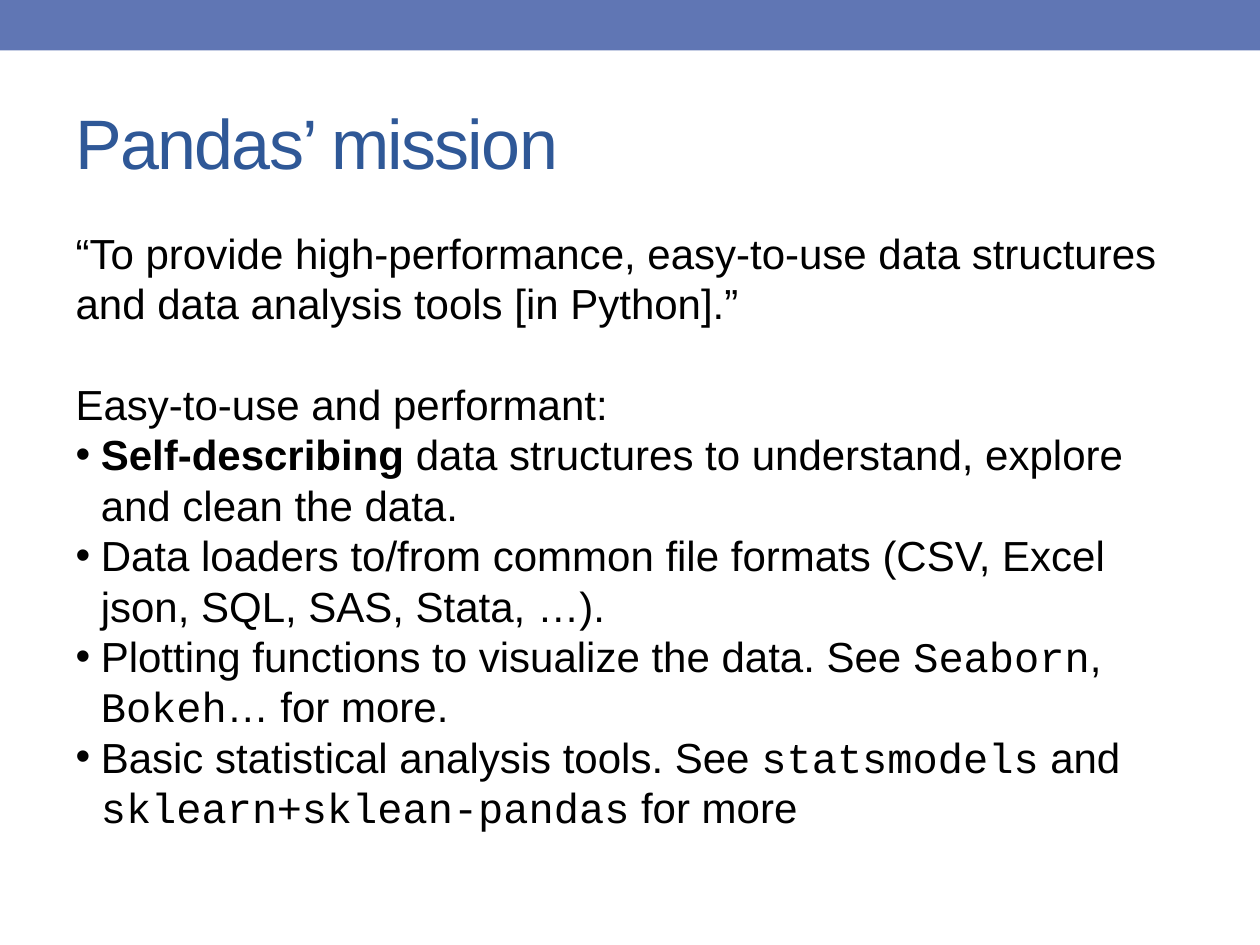
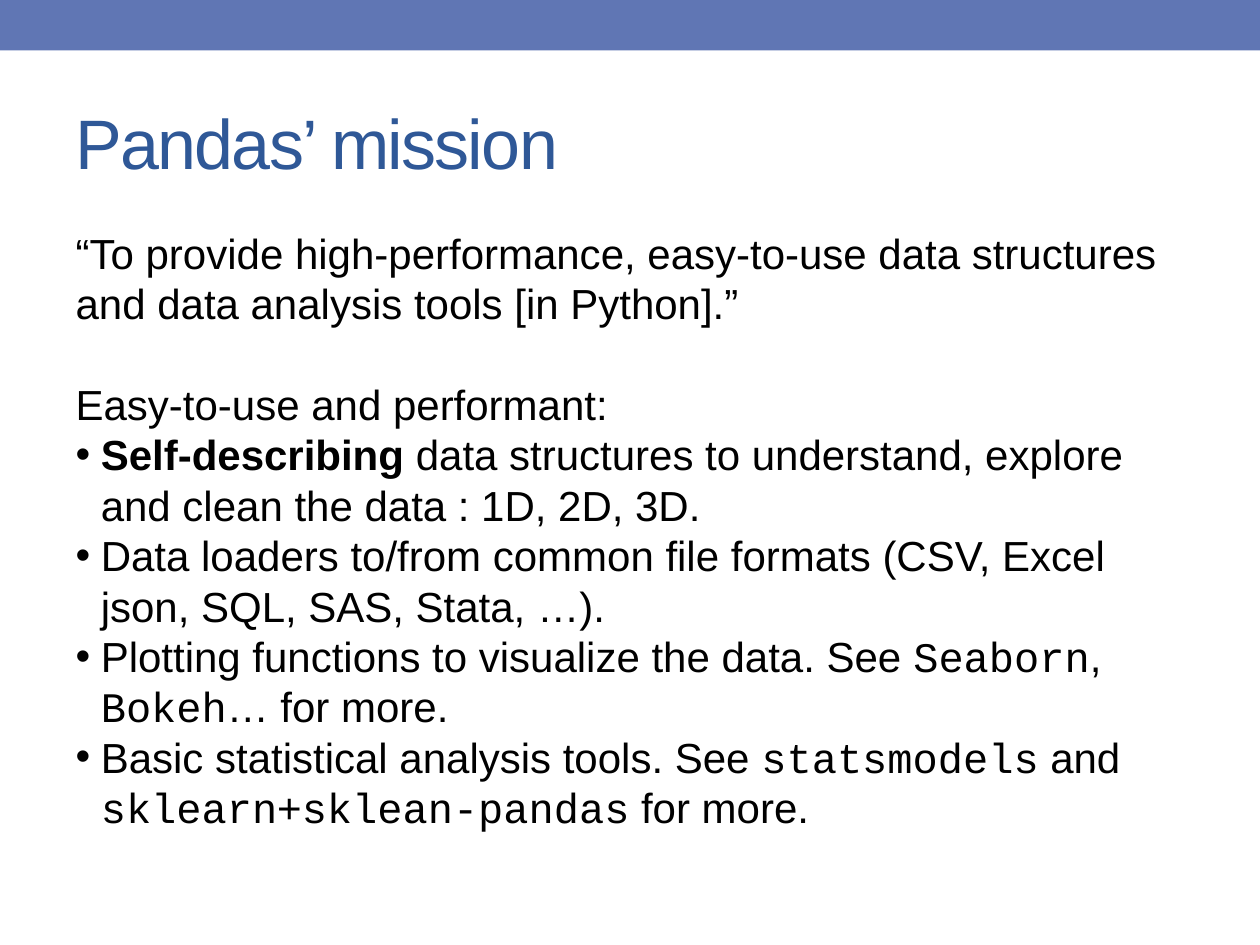
Before and after one commit to jonathanrocher/pandas_tutorial, a slide deck: slide 4 of intro_scipy2016_pandas_tutorial.pptx (slide 3 before the commit). Drawn at 1260x945 pixels with LibreOffice and Linux fonts; fonts in the diff are those of the drawing; background and template pictures are left out. Boxes give left, top, right and bottom in pixels: in the first picture for what was removed or moved away, otherwise in the second. Text is boxed around its words. In the diff, an @@ line names an element or a change of style, - is before the commit and + after.

Commit message:
Tweaks to slide deck.

```diff
--- a/intro_scipy2016_pandas_tutorial.pptx
+++ b/intro_scipy2016_pandas_tutorial.pptx
@@ text at (x1=101, y1=439, x2=1123, y2=527): text changed @@
-• Self-describing data structures to understand, explore and clean the data.
+• Self-describing data structures to understand, explore and clean the data : 1D, 2D, 3D.
@@ text at (x1=101, y1=742, x2=1120, y2=832): text changed @@
-• Basic statistical analysis tools. See statsmodels and sklearn+sklean-pandas for more
+• Basic statistical analysis tools. See statsmodels and sklearn+sklean-pandas for more.
```
Also in this commit, not shown: 4 other slides changed.
